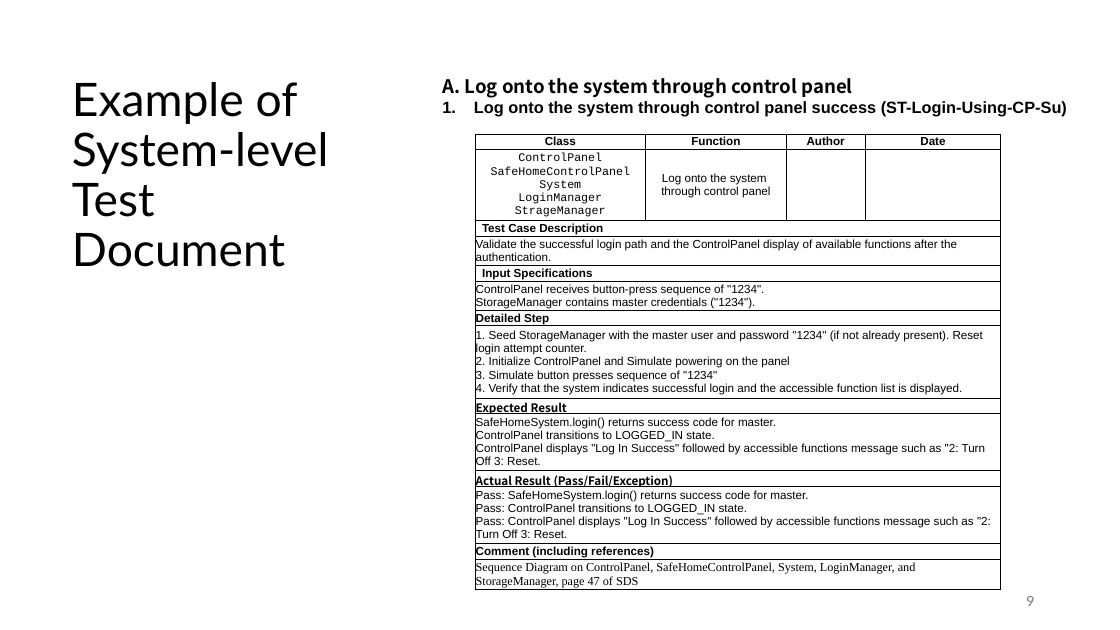
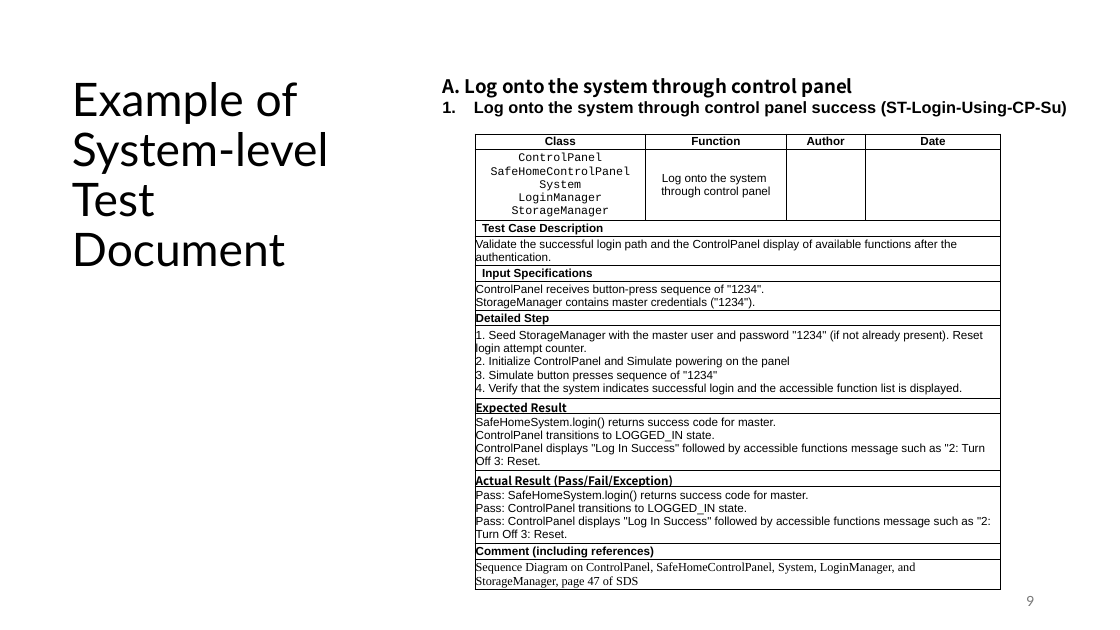
Before and after one commit to swtv-kaist/cs350-fall25, a slide deck: slide 9 of slides/lec20-test-example_v1.pptx. Drawn at 1120x630 pixels with LibreOffice and Linux fonts; fonts in the diff are those of the drawing. Boxes give left, top, right and bottom in pixels: in the first picture for what was removed or moved away, otherwise in the second. Text is boxed around its words. In the diff, an @@ line names an element or a change of style, - is before the commit and + after.

```diff
--- a/slides/lec20-test-example_v1.pptx
+++ b/slides/lec20-test-example_v1.pptx
@@ table at (476,134,1002,592) @@
-row 2, column 1: ControlPanel SafeHomeControlPanel System / LoginManager / StrageManager
+row 2, column 1: ControlPanel SafeHomeControlPanel System / LoginManager / StorageManager
```
Also in this commit, not shown: 2 other slides changed, 1 other file.
